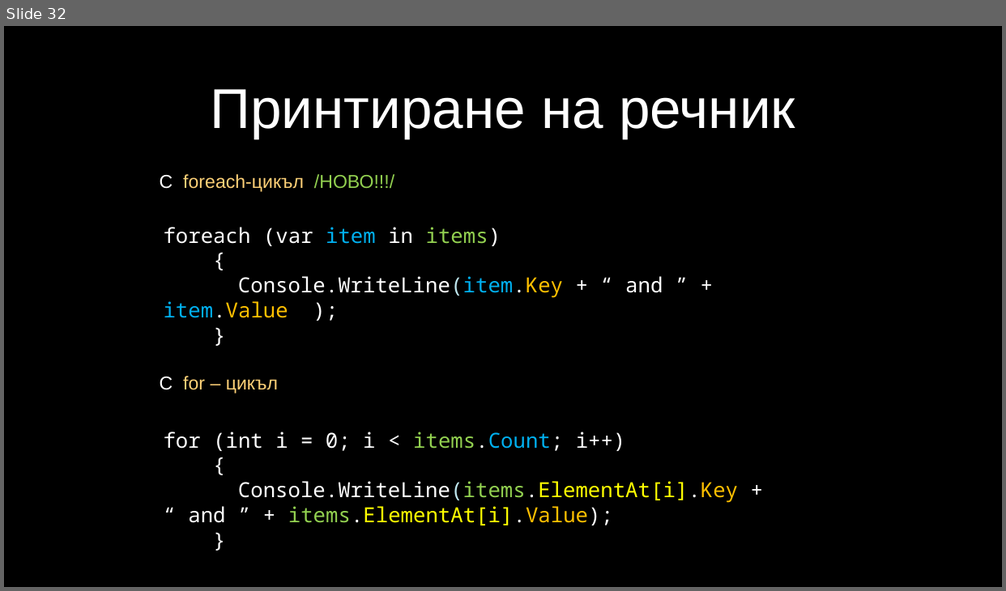
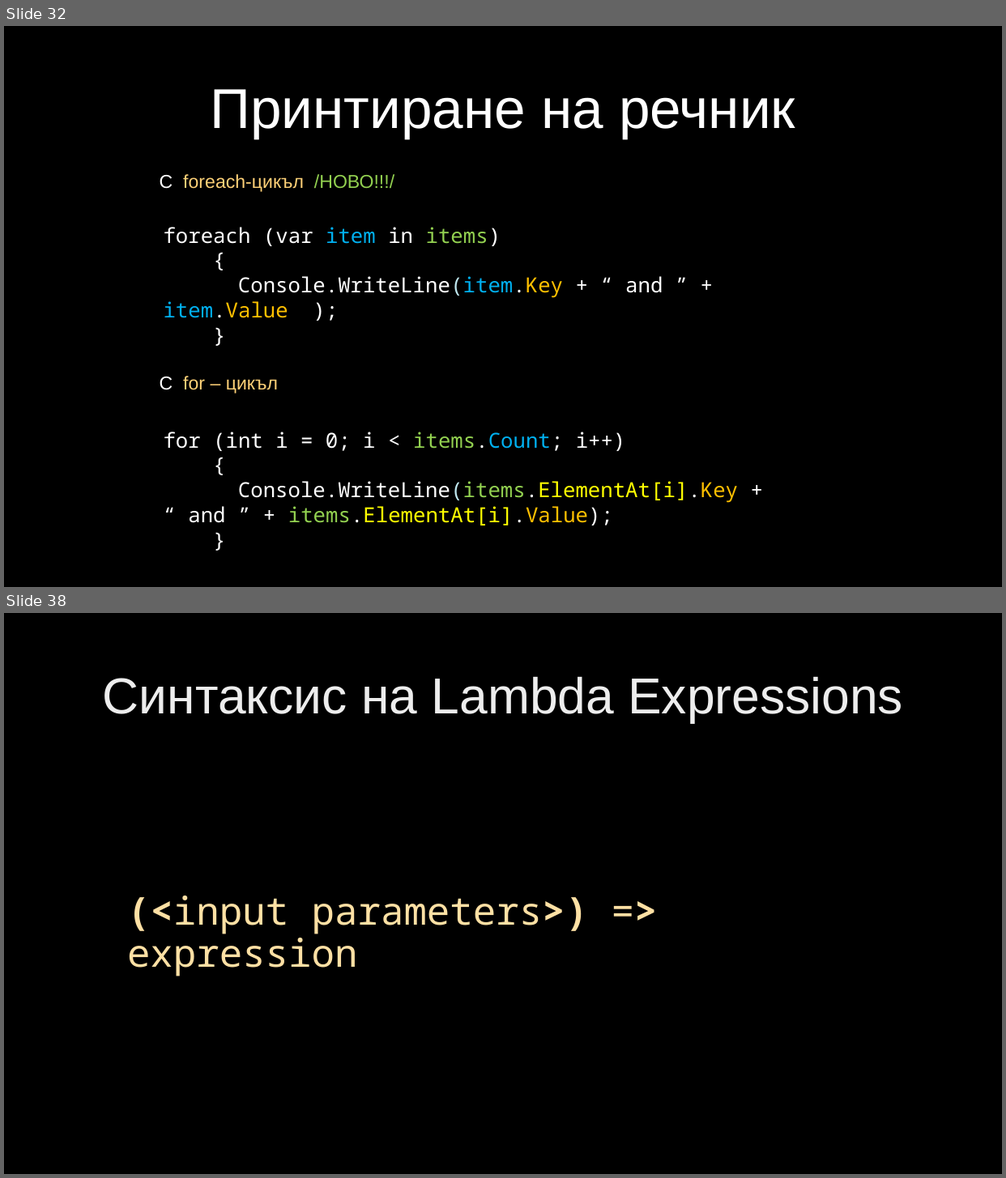
Before and after one commit to velizar92/CSharp-Programming-Presentations, a slide deck: C# Intermediate.pptx. Shown one above the other, each under a label of ours: slide 32 before the commit, slides 32 and 38 after it; the slides between them are not shown. The pictures are 1006x591 and 1006x1178 pixels, drawn with LibreOffice and Linux fonts; fonts in the diff are those of the drawing; background and template pictures are left out. Boxes give left, top, right and bottom in pixels: in the first picture for what was removed or moved away, otherwise in the second. Text is boxed around its words. In the diff, an @@ line names an element or a change of style, - is before the commit and + after.

Commit message:
LINQ + Lambda expression

```diff
--- a/C# Intermediate.pptx
+++ b/C# Intermediate.pptx
@@ slide 38 added at bbox=[4, 613, 1002, 1174], background picture (left out) @@
@@ title added at bbox=[103, 676, 903, 723], 48.6 pt, text gradient #BFBFBF to #EDEDED to #FFFFFF @@
+Синтаксис на Lambda Expressions
@@ text added at bbox=[127, 896, 589, 977], 37 pt, text #FEE0A4 @@
+(<input parameters>) => expression
```
Also in this commit, not shown: 1 slide changed, 9 other slides added.
